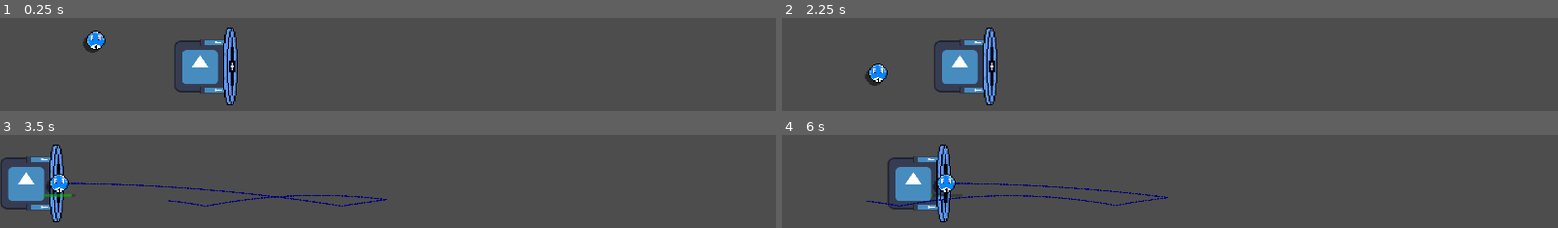
Above: before the commit, frames 1-4 (two rows, left to right).
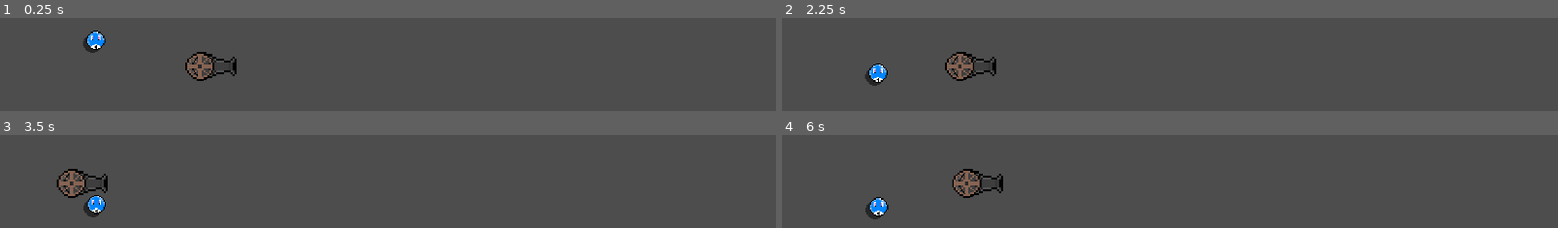
Above: after the commit, the same moments.

Repository: Z3BINI/game-design-final-project
Game: Godot game, scene res://scenes/insane_pool/test_level.tscn
The game is run twice, just before and just after one commit, with the same random seed, the same clock (stepped at 60 frames per second) and the same inputs. The project has no main scene, so this scene is started directly. The engine's default icon, where the game draws it, is replaced by a stand-in: a white triangle on a blue panel in a dark square.
Inputs (mouse positions are in pixels of both pictures, inside the frame that each line leads up to):
- Up to frame 1 (0.25 s): no input
- Up to frame 2 (2.25 s): move the mouse to (outside the picture) at 0.52 s; press the mouse at (outside the picture) at 0.53 s; hold W (move_forward) 0.53-2.03 s; tap Space (jump) at 0.77, 1.52 s; move the mouse to (outside the picture) at 1.27 s; release the mouse at (outside the picture) at 1.28 s; tap E (interact) at 1.35 s; click (outside the picture) at 1.55 s; move the mouse to (outside the picture) at 2.02 s; press the mouse at (outside the picture) at 2.03 s; hold A (move_left) from 2.03 s (still down)
- Up to frame 3 (3.5 s): keep holding A (move_left); move the mouse to (426, 175) at 2.77 s; release the mouse at (426, 175) at 2.78 s; click (426, 175) at 2.85 s; tap Space (jump) at 3.02 s
- Up to frame 4 (6 s): move the mouse to (outside the picture) at 3.52 s; release A (move_left) at 3.53 s; hold S (move_backward) 3.53-4.28 s; hold E (interact) 3.53-4.28 s; tap Space (jump) at 3.77, 4.52 s; click (outside the picture) at 3.8 s; move the mouse to (1340, 153) at 4.27 s; hold D (move_right) 4.28-5.03 s; click (1340, 153) at 4.35 s; move the mouse to (1014, 197) at 5.02 s; press the mouse at (1014, 197) at 5.03 s; hold W (move_forward) 5.03-5.78 s; tap Enter at 5.75 s; move the mouse to (outside the picture) at 5.77 s; release the mouse at (outside the picture) at 5.78 s; hold D (move_right) from 5.78 s (still down); tap E (interact) at 5.85 s

The runs differ from the first frame. In frame 1, 3.5% of the frame differs, in the area x 22-31%, y 10-94%; in frame 2, 3.5%; in frame 3, 5.7%; in frame 4, 5.7%, in the area x 10-50%, y 10-94%.

Commit message:
Player and canon scene adjustments

Diff:
--- a/scenes/insane_pool/player/player.tscn
+++ b/scenes/insane_pool/player/player.tscn
@@ -1,30 +1,25 @@
-[gd_scene load_steps=4 format=3 uid="uid://cu3d8pbv58cai"]
+[gd_scene load_steps=5 format=3 uid="uid://cu3d8pbv58cai"]
 
-[ext_resource type="Texture2D" uid="uid://dqwkmti066fl7" path="res://icon.svg" id="1_6cmpk"]
 [ext_resource type="Script" path="res://scripts/insane_pool/player/player.gd" id="1_oaapo"]
+[ext_resource type="Texture2D" uid="uid://b31pkb2337xfm" path="res://assets/insane_pool/player/canon_body.png" id="3_3r3s8"]
 [ext_resource type="PackedScene" uid="uid://w3w416clxd86" path="res://scenes/insane_pool/player/trampoline.tscn" id="3_snw7g"]
+
+[sub_resource type="CapsuleShape2D" id="CapsuleShape2D_a5bm7"]
+radius = 16.0
+height = 116.0
 
 [node name="Player" type="CharacterBody2D" groups=["player"]]
 collision_layer = 4
-collision_mask = 11
 script = ExtResource("1_oaapo")
-
-[node name="Sprite2D" type="Sprite2D" parent="."]
-texture = ExtResource("1_6cmpk")
 
 [node name="ArmsPivot" type="Node2D" parent="."]
 
-[node name="LeftArm" type="Sprite2D" parent="ArmsPivot"]
-position = Vector2(38, -59)
-rotation = 1.5708
-scale = Vector2(0.140625, 0.601563)
-texture = ExtResource("1_6cmpk")
+[node name="Trampoline" parent="ArmsPivot" instance=ExtResource("3_snw7g")]
 
-[node name="RightArm" type="Sprite2D" parent="ArmsPivot"]
-position = Vector2(38, 59)
-rotation = 1.5708
-scale = Vector2(0.140625, 0.601563)
-texture = ExtResource("1_6cmpk")
+[node name="Sprite2D" type="Sprite2D" parent="."]
+scale = Vector2(4.5, 4.5)
+texture = ExtResource("3_3r3s8")
 
-[node name="Trampoline" parent="ArmsPivot" instance=ExtResource("3_snw7g")]
-position = Vector2(81, 0)
+[node name="CollisionShape2D" type="CollisionShape2D" parent="."]
+rotation = -1.5708
+shape = SubResource("CapsuleShape2D_a5bm7")
--- a/scenes/insane_pool/player/trampoline.tscn
+++ b/scenes/insane_pool/player/trampoline.tscn
@@ -1,64 +1,87 @@
 [gd_scene load_steps=8 format=3 uid="uid://w3w416clxd86"]
 
-[ext_resource type="Texture2D" uid="uid://c4k4tpem3okcs" path="res://assets/insane_pool/player/trampoline.png" id="1_5wcet"]
 [ext_resource type="Script" path="res://scripts/insane_pool/player/trampoline.gd" id="1_f72xn"]
+[ext_resource type="Texture2D" uid="uid://c2dgg4st3o33h" path="res://assets/insane_pool/player/canon.png" id="2_fn8ac"]
 
 [sub_resource type="CapsuleShape2D" id="CapsuleShape2D_htmgv"]
 radius = 6.0
 height = 150.0
 
-[sub_resource type="Animation" id="Animation_54f8m"]
+[sub_resource type="Animation" id="Animation_yeufq"]
+resource_name = "shoot"
+length = 0.25
+step = 0.05
+tracks/0/type = "value"
+tracks/0/imported = false
+tracks/0/enabled = true
+tracks/0/path = NodePath("Canon:scale")
+tracks/0/interp = 1
+tracks/0/loop_wrap = true
+tracks/0/keys = {
+"times": PackedFloat32Array(0, 0.05, 0.1, 0.25),
+"transitions": PackedFloat32Array(1, 1, 1, 1),
+"update": 0,
+"values": [Vector2(5, 5), Vector2(3, 3), Vector2(6, 6), Vector2(5, 5)]
+}
+tracks/1/type = "value"
+tracks/1/imported = false
+tracks/1/enabled = true
+tracks/1/path = NodePath("Canon:skew")
+tracks/1/interp = 1
+tracks/1/loop_wrap = true
+tracks/1/keys = {
+"times": PackedFloat32Array(0, 0.05, 0.1, 0.25),
+"transitions": PackedFloat32Array(1, 1, 1, 1),
+"update": 0,
+"values": [0.0, -0.0872665, 0.139626, 0.0]
+}
+
+[sub_resource type="Animation" id="Animation_70nok"]
 length = 0.001
 tracks/0/type = "value"
 tracks/0/imported = false
 tracks/0/enabled = true
-tracks/0/path = NodePath("Trampoline:frame")
+tracks/0/path = NodePath("Canon:scale")
 tracks/0/interp = 1
 tracks/0/loop_wrap = true
 tracks/0/keys = {
 "times": PackedFloat32Array(0),
 "transitions": PackedFloat32Array(1),
-"update": 1,
-"values": [0]
+"update": 0,
+"values": [Vector2(5, 5)]
 }
-
-[sub_resource type="Animation" id="Animation_we8in"]
-resource_name = "bounce"
-length = 0.15
-step = 0.05
-tracks/0/type = "value"
-tracks/0/imported = false
-tracks/0/enabled = true
-tracks/0/path = NodePath("Trampoline:frame")
-tracks/0/interp = 1
-tracks/0/loop_wrap = true
-tracks/0/keys = {
-"times": PackedFloat32Array(0, 0.05, 0.1, 0.15),
-"transitions": PackedFloat32Array(1, 1, 1, 1),
-"update": 1,
-"values": [1, 2, 3, 0]
+tracks/1/type = "value"
+tracks/1/imported = false
+tracks/1/enabled = true
+tracks/1/path = NodePath("Canon:skew")
+tracks/1/interp = 1
+tracks/1/loop_wrap = true
+tracks/1/keys = {
+"times": PackedFloat32Array(0),
+"transitions": PackedFloat32Array(1),
+"update": 0,
+"values": [0.0]
 }
 
 [sub_resource type="AnimationLibrary" id="AnimationLibrary_65lp8"]
 _data = {
-"RESET": SubResource("Animation_54f8m"),
-"bounce": SubResource("Animation_we8in")
+"RESET": SubResource("Animation_70nok"),
+"shoot": SubResource("Animation_yeufq")
 }
 
 [sub_resource type="CapsuleShape2D" id="CapsuleShape2D_5qg57"]
-radius = 3.0
-height = 146.0
+radius = 9.0
+height = 44.0
 
-[node name="Trampoline" type="StaticBody2D" groups=["canon"]]
+[node name="Canon" type="StaticBody2D" groups=["canon"]]
 collision_layer = 4
 collision_mask = 0
 script = ExtResource("1_f72xn")
 
-[node name="Trampoline" type="Sprite2D" parent="."]
-rotation = 1.5708
-scale = Vector2(3, 3)
-texture = ExtResource("1_5wcet")
-hframes = 4
+[node name="Canon" type="Sprite2D" parent="."]
+position = Vector2(35, 0)
+scale = Vector2(5, 5)
+texture = ExtResource("2_fn8ac")
 
 [node name="CollisionShape2D" type="CollisionShape2D" parent="."]
 position = Vector2(-9, 0)
@@ -71,10 +94,14 @@
 }
 
 [node name="BallDetector" type="Area2D" parent="."]
+position = Vector2(86, 1)
 collision_layer = 0
 collision_mask = 8
 
 [node name="CollisionShape2D" type="CollisionShape2D" parent="BallDetector"]
 shape = SubResource("CapsuleShape2D_5qg57")
 
+[node name="HoldMyBalls" type="Marker2D" parent="."]
+position = Vector2(67, 0)
+
 [connection signal="body_entered" from="BallDetector" to="." method="_on_ball_detector_body_entered"]
